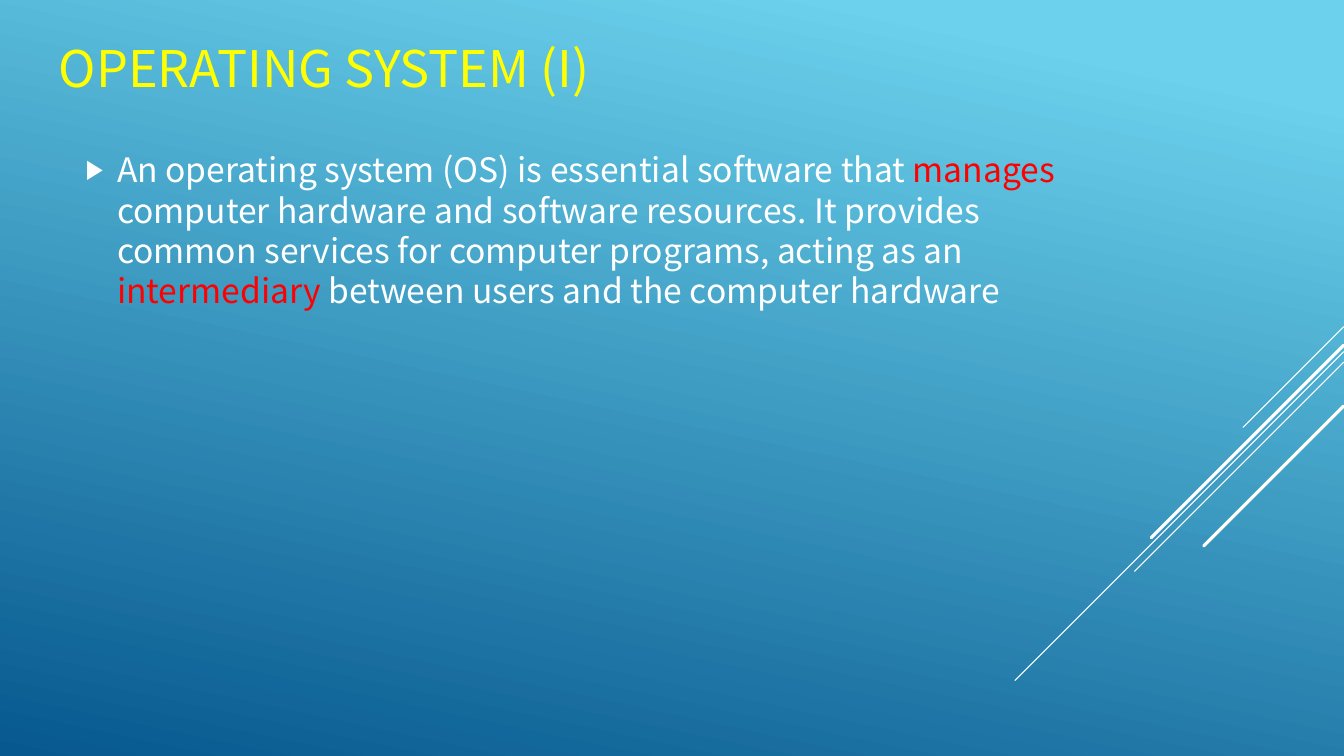
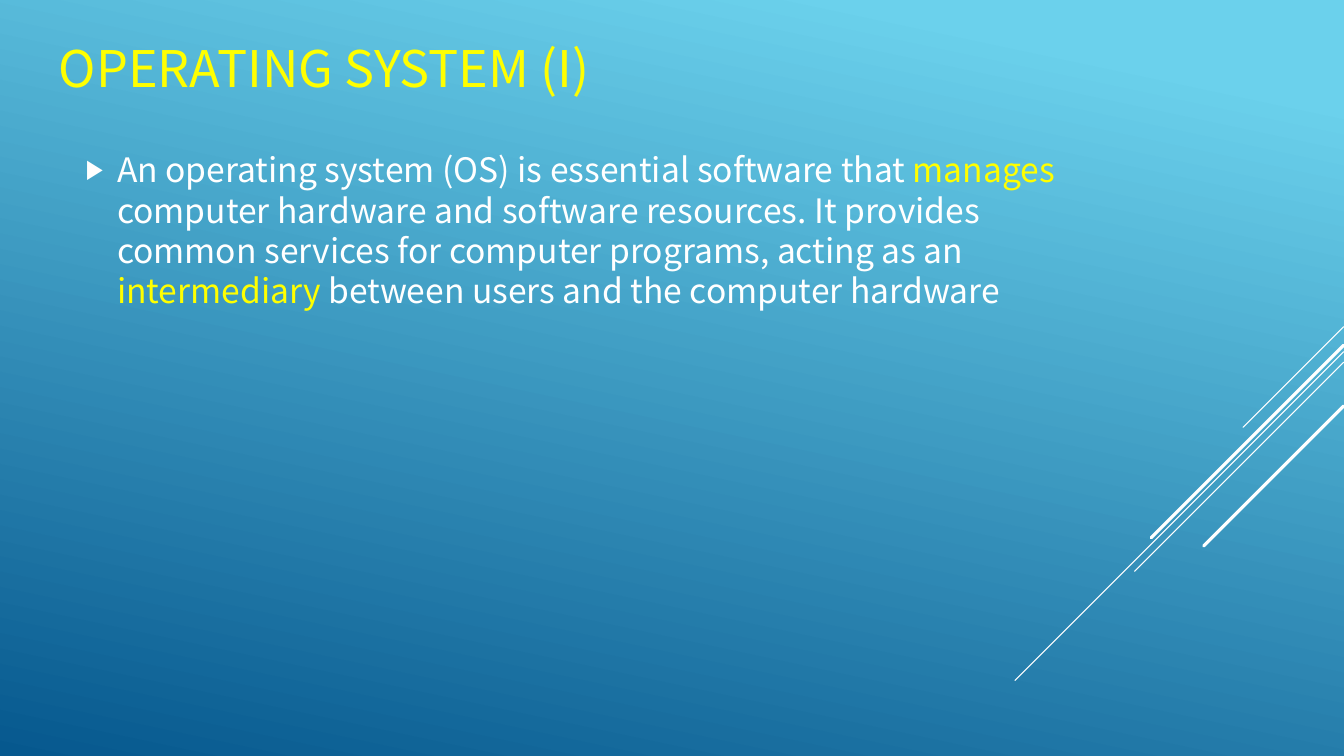
Before and after one commit to yckoincgu/C_Programming, a slide deck: slide 3 of 0910/C01_introduction.odp. Drawn at 1344x756 pixels with LibreOffice and Linux fonts; fonts in the diff are those of the drawing. Boxes give left, top, right and bottom in pixels: in the first picture for what was removed or moved away, otherwise in the second. Text is boxed around its words. In the diff, an @@ line names an element or a change of style, - is before the commit and + after.

```diff
--- a/0910/C01_introduction.odp
+++ b/0910/C01_introduction.odp
@@ text "An operating system (OS) is ..." at (x1=117, y1=154, x2=1055, y2=311): text colour #FF0000 to #FFFF00 in "manages intermediary" @@
```
Also in this commit, not shown: 14 other slides changed, 1 other file.
